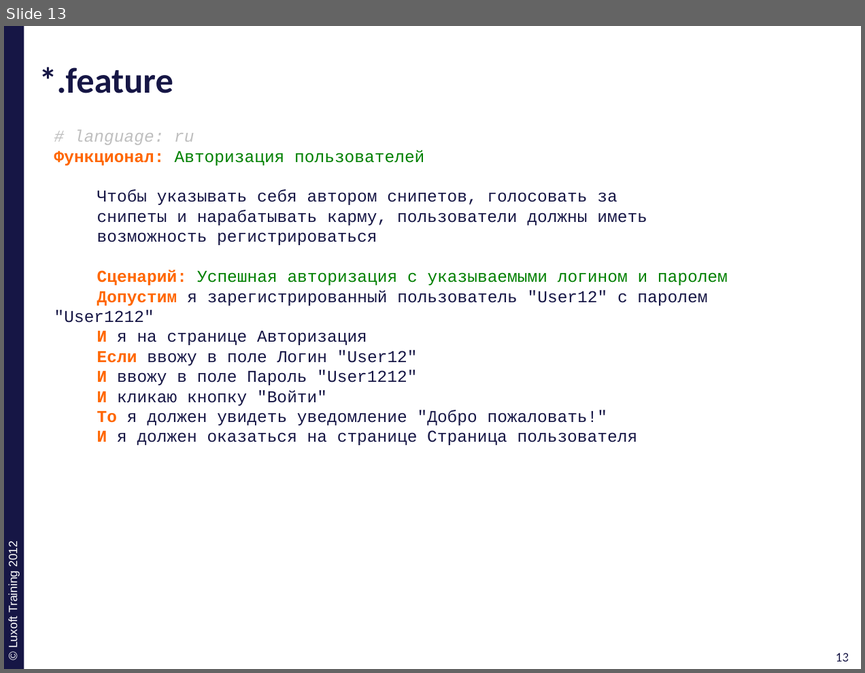
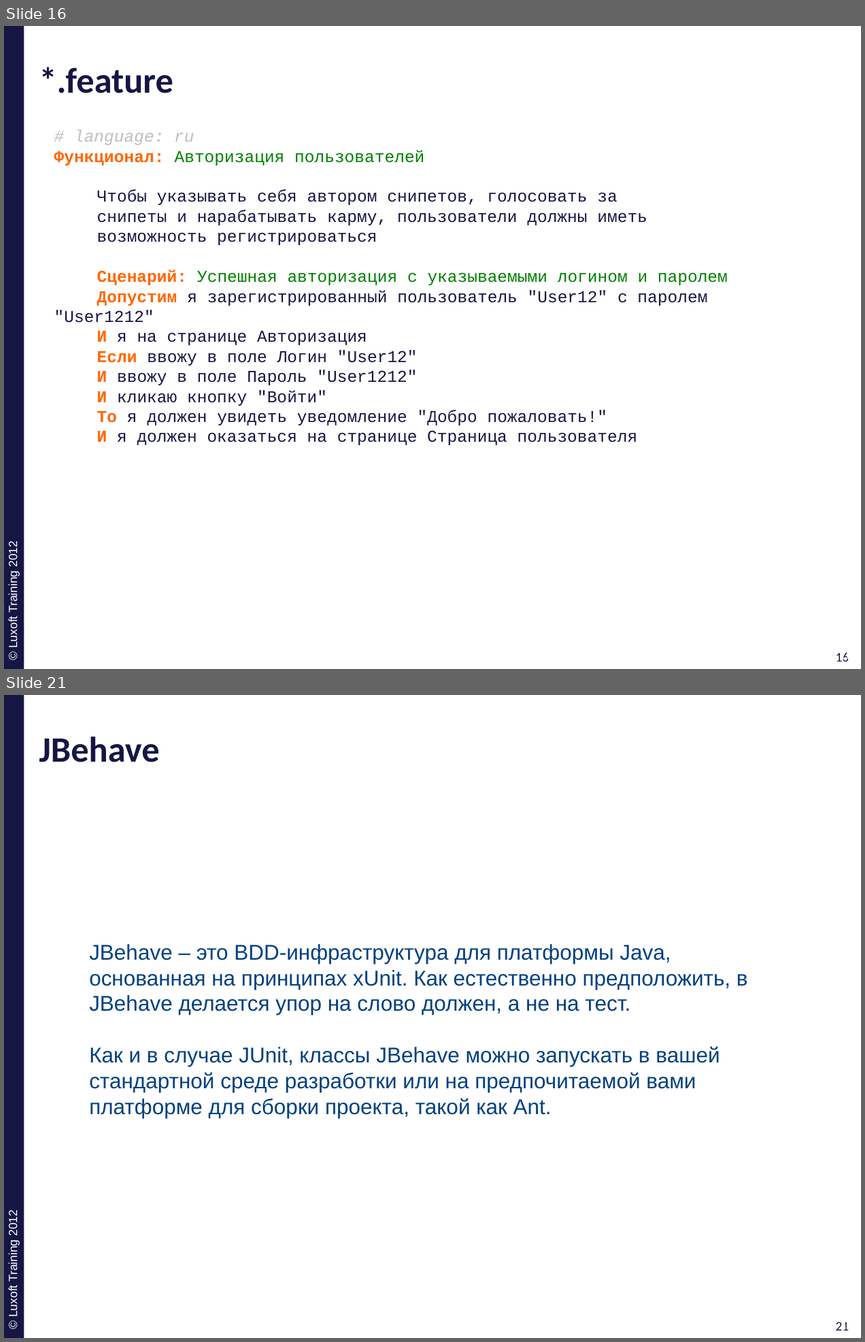
Before and after one commit to ivan-dyachenko/Trainings, a slide deck: Test Driven Development/materials/pptx/8. TDD-Acceptance-Testing.pptx. Shown one above the other, each under a label of ours: slide 13 before the commit, slides 16 and 21 after it; the slides between them are not shown. The pictures are 865x673 and 865x1342 pixels, drawn with LibreOffice and Linux fonts; fonts in the diff are those of the drawing; background and template pictures are left out. Boxes give left, top, right and bottom in pixels: in the first picture for what was removed or moved away, otherwise in the second. Text is boxed around its words. In the diff, an @@ line names an element or a change of style, - is before the commit and + after.

```diff
--- a/Test Driven Development/materials/pptx/8. TDD-Acceptance-Testing.pptx
+++ b/Test Driven Development/materials/pptx/8. TDD-Acceptance-Testing.pptx
@@ slide 21 added at box(4, 695, 861, 1338), background #FFFFFF; not listed: 4 template elements that a slide beside it also shows @@
@@ title added at box(39, 736, 160, 762), 30 pt, text #161645, bold @@
+JBehave
@@ text added at box(89, 944, 748, 1118), 18 pt, text #004080 @@
+JBehave – это BDD-инфраструктура для платформы Java, основанная на принципах xUnit. Как естественно предположить, в JBehave делается упор на слово должен, а не на тест.
+Как и в случае JUnit, классы JBehave можно запускать в вашей стандартной среде разработки или на предпочитаемой вами платформе для сборки проекта, такой как Ant.
@@ what was slide 13 is now slide 16 @@
@@ page number at box(836, 652, 849, 661): text changed @@
-13
+16
@@ page number at box(840, 652, 853, 661): text changed @@
-13
+16
```
Also in this commit, not shown: 2 slides changed, 9 other slides added, 1 slide removed, 1 other file.
